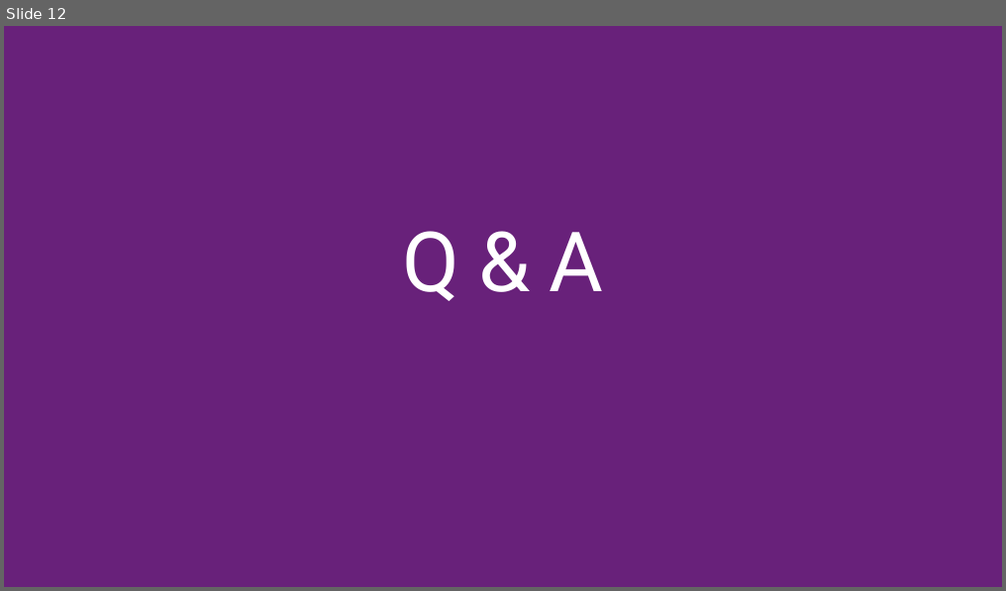
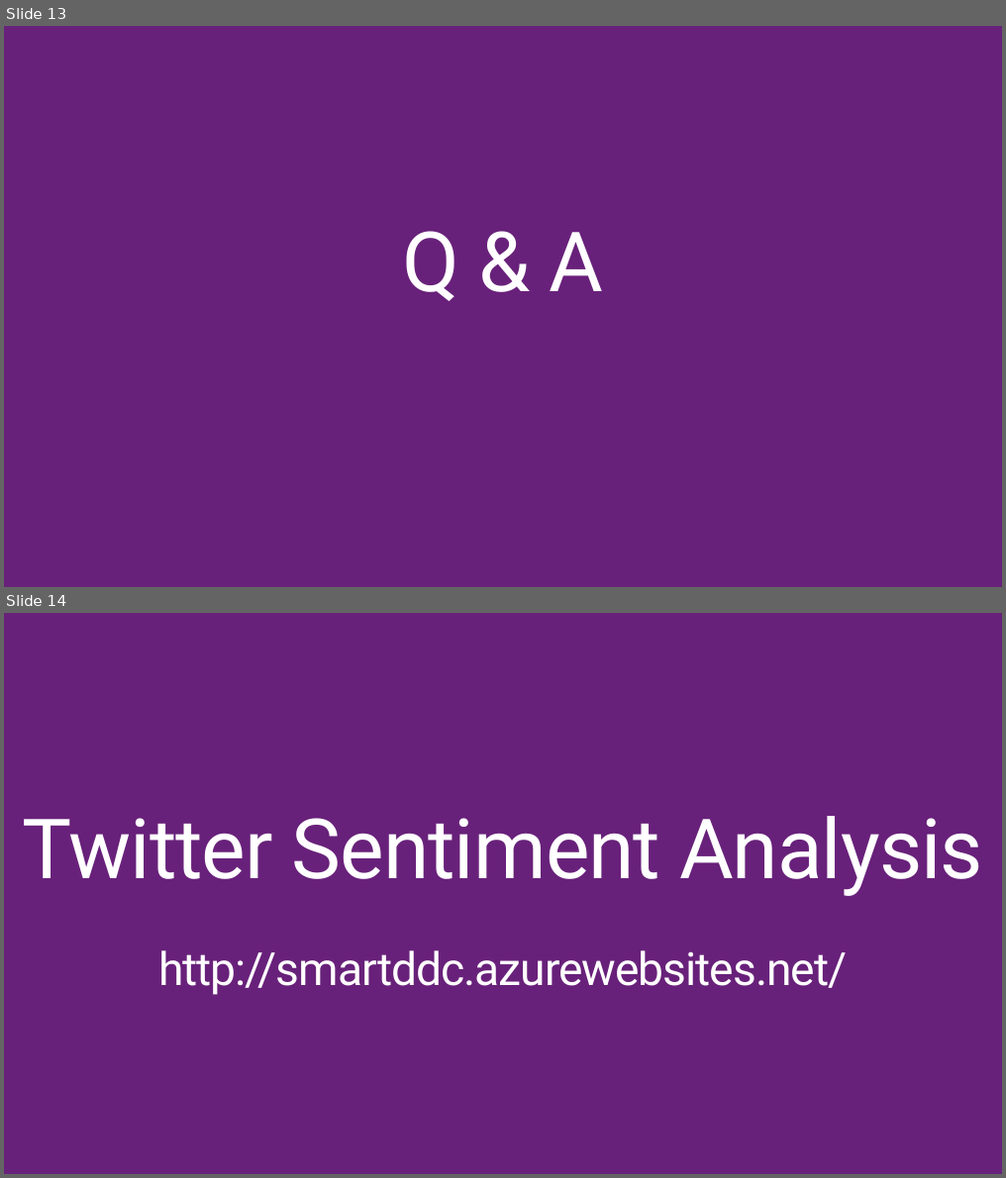
Before and after one commit to BionStt/MachineLearning, a slide deck: Introduction to Azure Machine Learning - english.pptx. Shown one above the other, each under a label of ours: slide 12 before the commit, slides 13 and 14 after it. The pictures are 1006x591 and 1006x1178 pixels, drawn with LibreOffice and Linux fonts; fonts in the diff are those of the drawing; background and template pictures are left out. Boxes give left, top, right and bottom in pixels: in the first picture for what was removed or moved away, otherwise in the second. Text is boxed around its words. In the diff, an @@ line names an element or a change of style, - is before the commit and + after.

Commit message:
Added SmartDDC assets

```diff
--- a/Introduction to Azure Machine Learning - english.pptx
+++ b/Introduction to Azure Machine Learning - english.pptx
@@ slide 14 added at (x1=4, y1=613, x2=1002, y2=1174), background #68217A @@
@@ title added at (x1=23, y1=816, x2=983, y2=995), 44 pt, text #FFFFFF @@
+Twitter Sentiment Analysis
+http://smartddc.azurewebsites.net/
@@ what was slide 12 is now slide 13 @@
```
Also in this commit, not shown: 3 slides changed, 3 other slides added, 1 slide removed, 11 other files.
